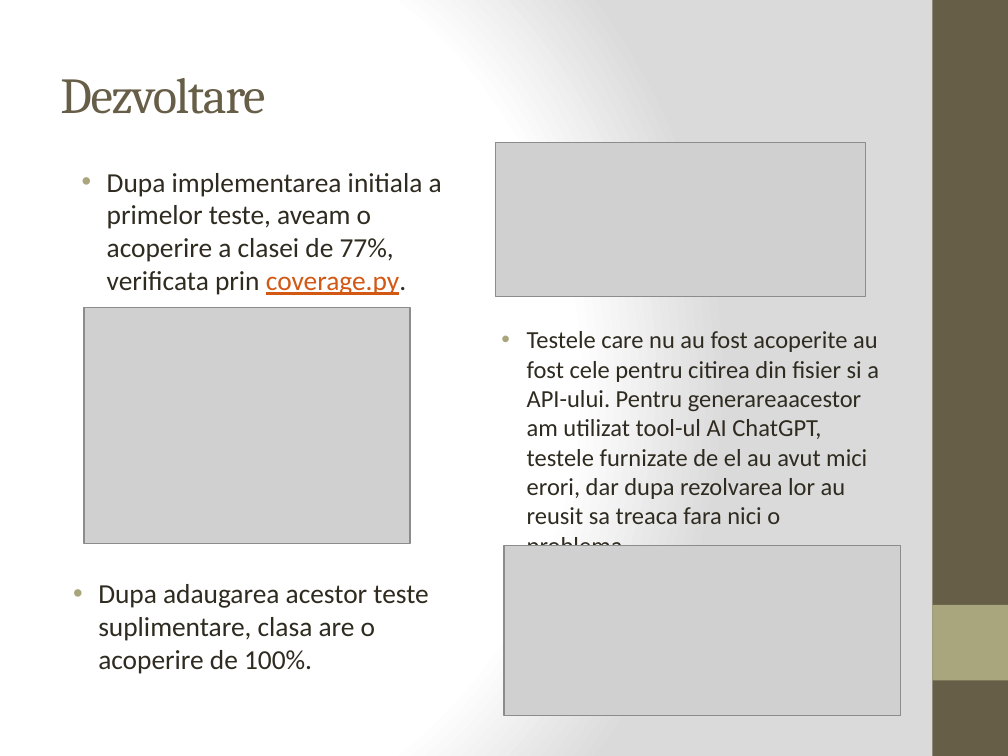
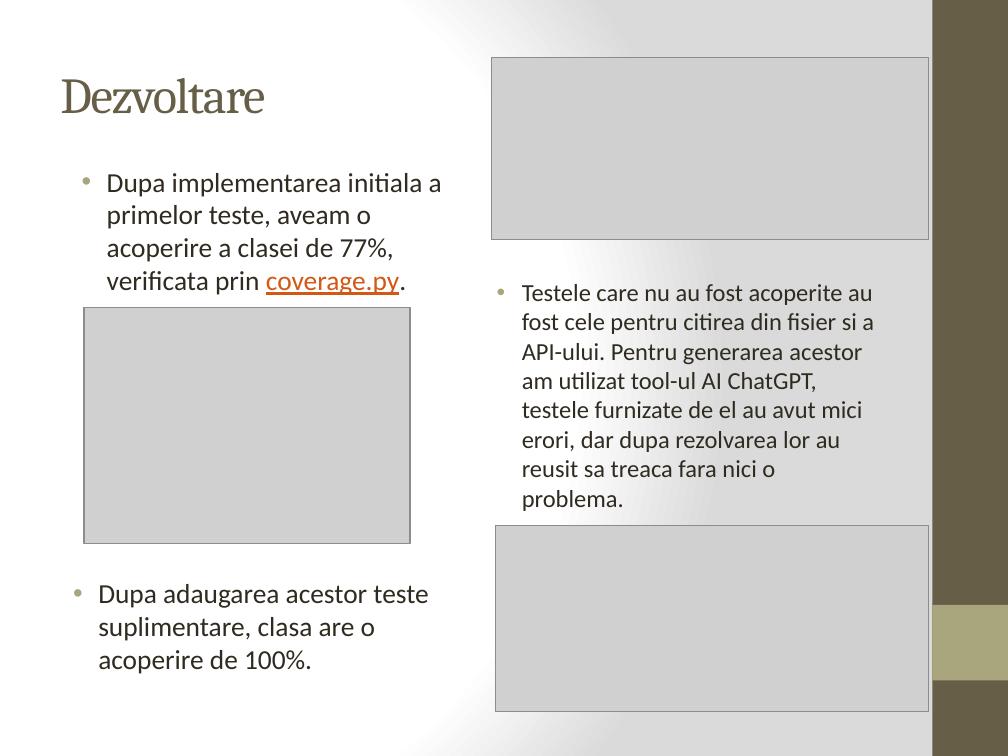
Before and after one commit to anaturcitu/CurrencyConverter, a slide deck: slide 6 of prezentare.pptx (slide 4 before the commit). Drawn at 1008x756 pixels with LibreOffice and Linux fonts; fonts in the diff are those of the drawing; grey boxes stand for pictures. Boxes give left, top, right and bottom in pixels: in the first picture for what was removed or moved away, otherwise in the second. Text is boxed around its words. In the diff, an @@ line names an element or a change of style, - is before the commit and + after.

```diff
--- a/prezentare.pptx
+++ b/prezentare.pptx
@@ picture: place and size @@
-picture at box(496, 143, 866, 297)
+picture at box(492, 57, 928, 239)
@@ text at box(522, 284, 874, 477): spaces changed @@
-• Testele care nu au fost acoperite au fost cele pentru citirea din fisier si a API-ului. Pentru generareaacestor am utilizat tool-ul AI ChatGPT, testele furnizate de el au avut mici erori, dar dupa rezolvarea lor au reusit sa treaca fara nici o problema.
+• Testele care nu au fost acoperite au fost cele pentru citirea din fisier si a API-ului. Pentru generarea acestor am utilizat tool-ul AI ChatGPT, testele furnizate de el au avut mici erori, dar dupa rezolvarea lor au reusit sa treaca fara nici o problema.
@@ picture: place and size @@
-picture at box(504, 545, 901, 716)
+picture at box(496, 525, 929, 711)
```
Also in this commit, not shown: 3 other slides changed, 3 slides added, 2 slides removed, 1 other file.
